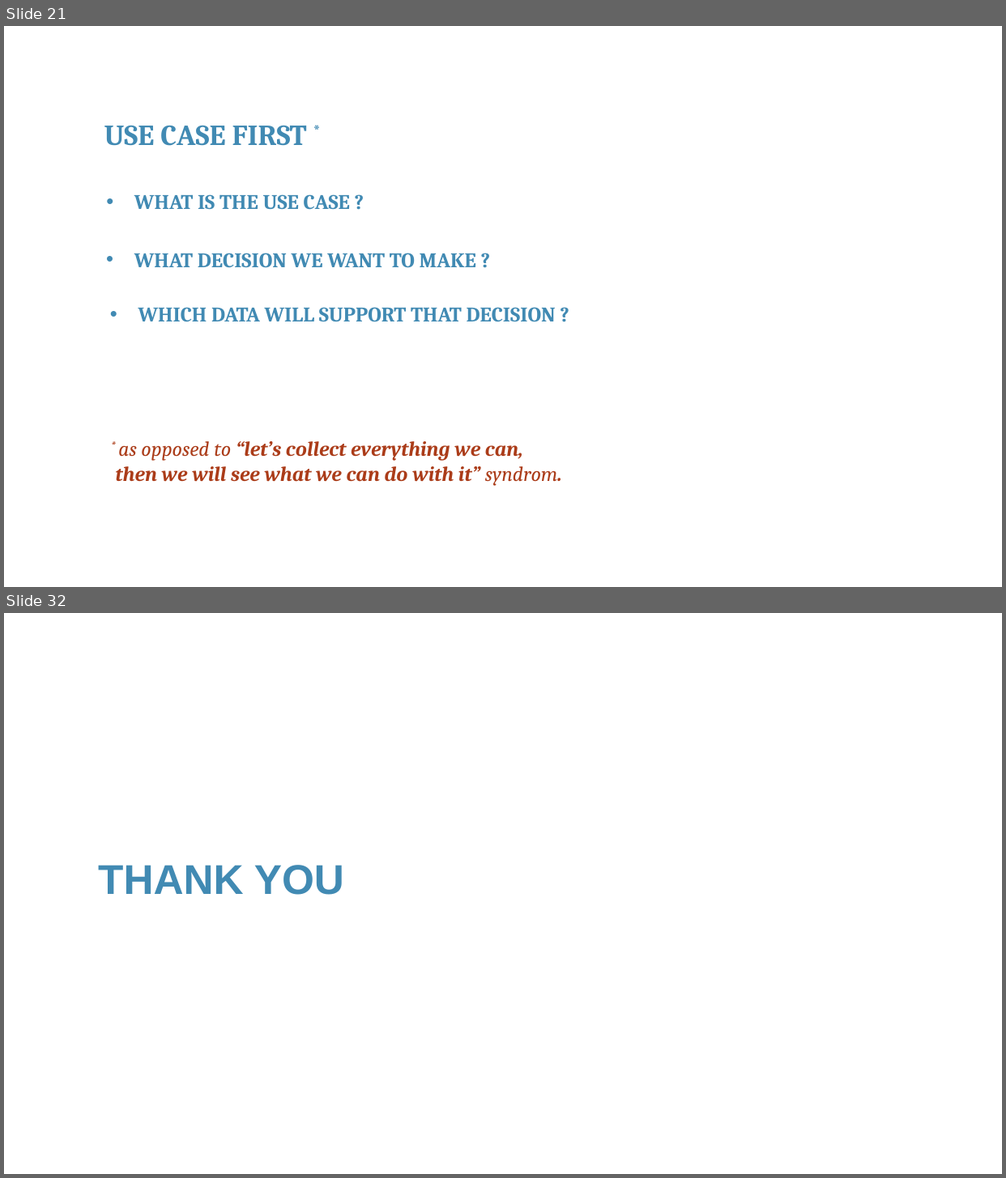
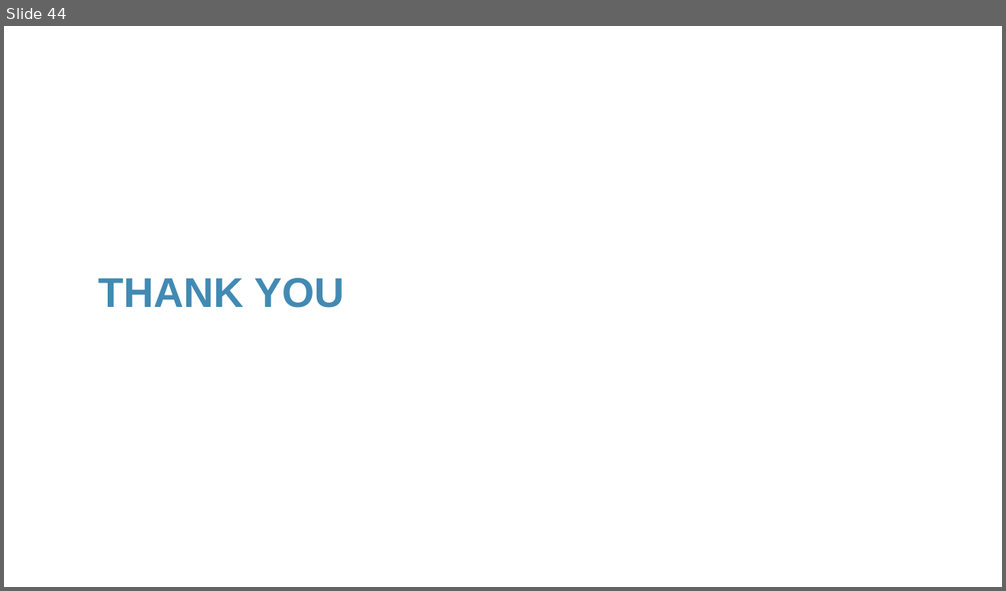
Before and after one commit to franckalbinet/iot-nbtc-itu, a slide deck: presentations/session-14-machine-learning.pptx. Shown one above the other, each under a label of ours: slides 21 and 32 before the commit, slide 44 after it; the slides between them are not shown. The pictures are 1006x1178 and 1006x591 pixels, drawn with LibreOffice and Linux fonts; fonts in the diff are those of the drawing; background and template pictures are left out. Boxes give left, top, right and bottom in pixels: in the first picture for what was removed or moved away, otherwise in the second. Text is boxed around its words. In the diff, an @@ line names an element or a change of style, - is before the commit and + after.

```diff
--- a/presentations/session-14-machine-learning.pptx
+++ b/presentations/session-14-machine-learning.pptx
@@ slide 21 removed at <box>4,26,1002,587</box>, background #FFFFFF @@
@@ text removed at <box>104,125,307,146</box> @@
-USE CASE FIRST *
@@ text removed at <box>134,194,350,210</box> @@
-• WHAT IS THE USE CASE ?
@@ text removed at <box>134,253,476,268</box> @@
-• WHAT DECISION WE WANT TO MAKE ?
@@ text removed at <box>138,307,556,322</box> @@
-• WHICH DATA WILL SUPPORT THAT DECISION ?
@@ text removed at <box>116,442,562,486</box> @@
-* as opposed to “let’s collect everything we can,
-then we will see what we can do with it” syndrom.
@@ what was slide 32 is now slide 44 @@
```
Also in this commit, not shown: 1 slide changed, 41 slides added, 28 other slides removed.
